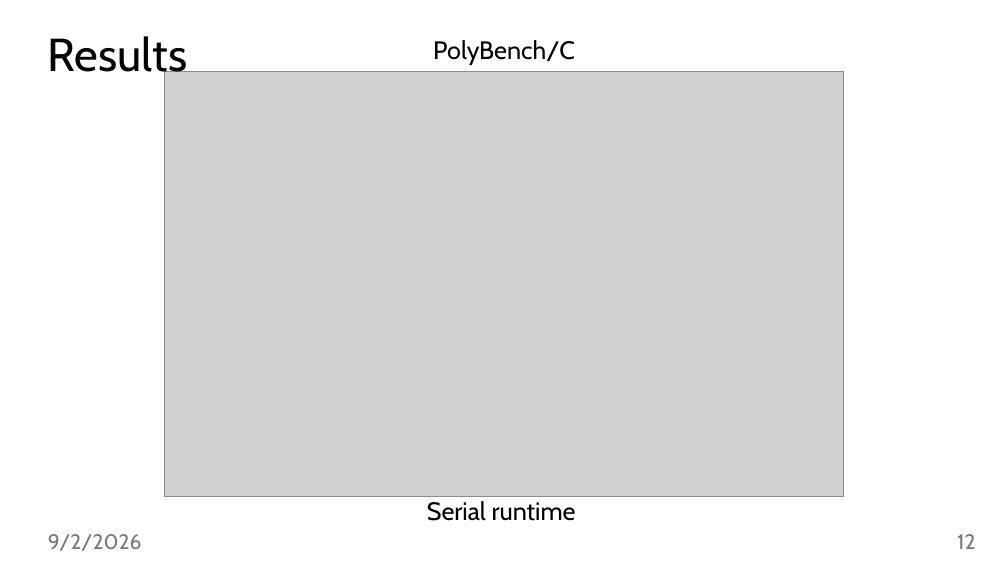
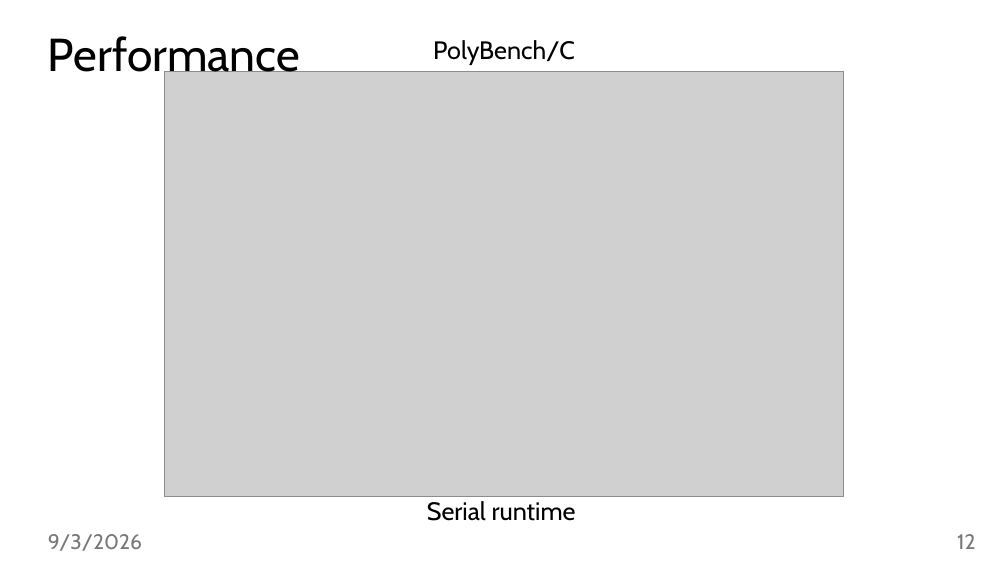
Before and after one commit to jiriklepl/phd-thesis, a slide deck: slide 12 of slides/Optimizing Memory Layouts and Traversal Orders in High-Performance Computing.pptx. Drawn at 1008x567 pixels with LibreOffice and Linux fonts; fonts in the diff are those of the drawing; grey boxes stand for pictures. Boxes give left, top, right and bottom in pixels: in the first picture for what was removed or moved away, otherwise in the second. Text is boxed around its words. In the diff, an @@ line names an element or a change of style, - is before the commit and + after.

```diff
--- a/slides/Optimizing Memory Layouts and Traversal Orders in High-Performance Computing.pptx
+++ b/slides/Optimizing Memory Layouts and Traversal Orders in High-Performance Computing.pptx
@@ title at <box>48,36,300,82</box>: text changed @@
-Results
+Performance
@@ text at <box>48,534,142,551</box>: text changed @@
-9/2/2026
+9/3/2026
```
Also in this commit, not shown: 41 other slides changed.
